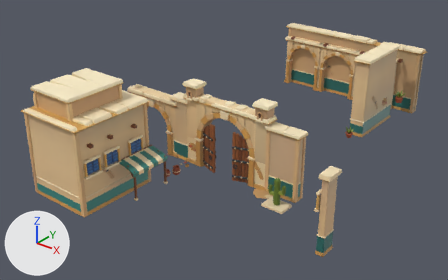
What one commit did to the glTF model assets/models/sandgate/mid.glb.
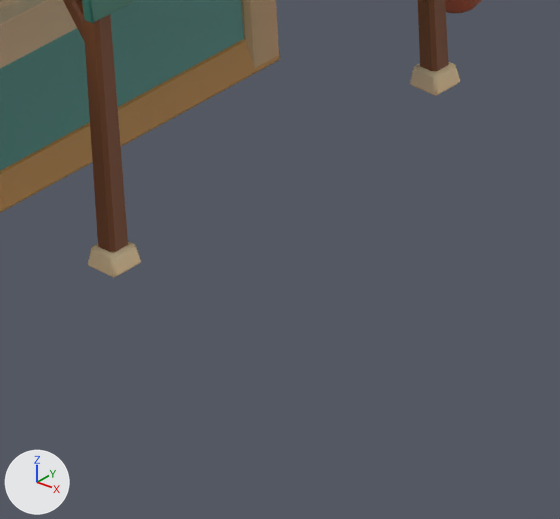
Each version appears first whole from a camera (50 mm lens) standing at (23.31, -31.13, 20.8) and looking at (-1.53, -0.08, 1.55), and next in a close-up on the part from 28% to 40% of the width and 63% to 80% of the height. The axes (+X, +Y, +Z) are drawn at lower left. The lights are the same throughout. The last two pictures show the newer version. Vertices at exactly the same position are counted once.

Names of what the first close-up shows: 'mid'.
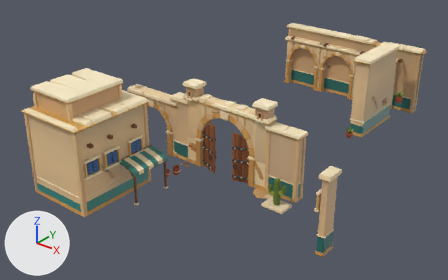
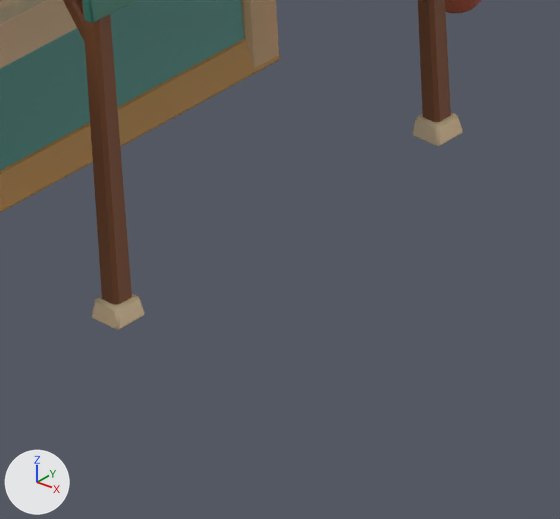
Boxes (x1, y1, x2, y2) around the edits, measured in the close-ups (560 x 519 px; the box of a moved part takes in the faces that stretch with it):
'mid', reshaped: before (0, 0, 482, 278); after (0, 0, 482, 330)
part 1 of me_mid, moved or reshaped: before (88, 241, 141, 278); after (92, 294, 144, 330)
part 2 of me_mid, moved or reshaped: before (410, 62, 460, 96); after (412, 113, 463, 147)
part 3 of me_mid, moved or reshaped: before (0, 0, 449, 252); after (0, 0, 451, 304)

What changed in the scene script:
```text
Change me_mid:
    where me_mid.from_pydata(...)  # 18033 vertices, 34151 faces; spans x -9.2..10.1, y -11.5..17.1, z 0.0..7.2
    used by ob_mid; location = (0.0, 0.0, 0.0)
    me_mid part 1: the loose piece of 24 vertices spanning x -2.1..-1.9, y -8.5..-8.2, z 0.4..0.5 is moved by (0.0, 0.0, -0.4)
    me_mid part 2: the loose piece of 24 vertices spanning x -2.1..-1.9, y -5.8..-5.5, z 0.4..0.5 is moved by (0.0, 0.0, -0.4)
    me_mid part 3: 364 of 18033 vertices moved; they spanned x -8.4..-1.9, y -11.5..-5.5, z 0.0..7.2 and now span x -8.4..4.6, y -11.5..17.1, z 0.0..7.2; mean shift (1.8, 6.4, -0.4); largest move (-8.4, -10.8, 5.8) -> (4.0, 17.0, 0.0)
```
